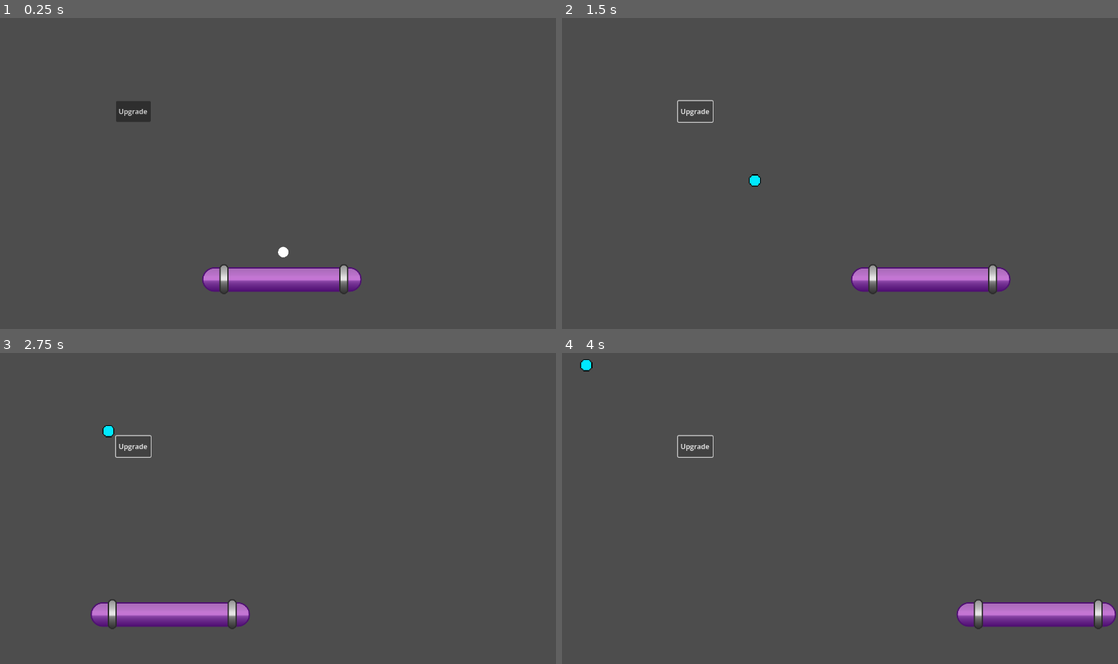
Above: before the commit, frames 1-4 (two rows, left to right).
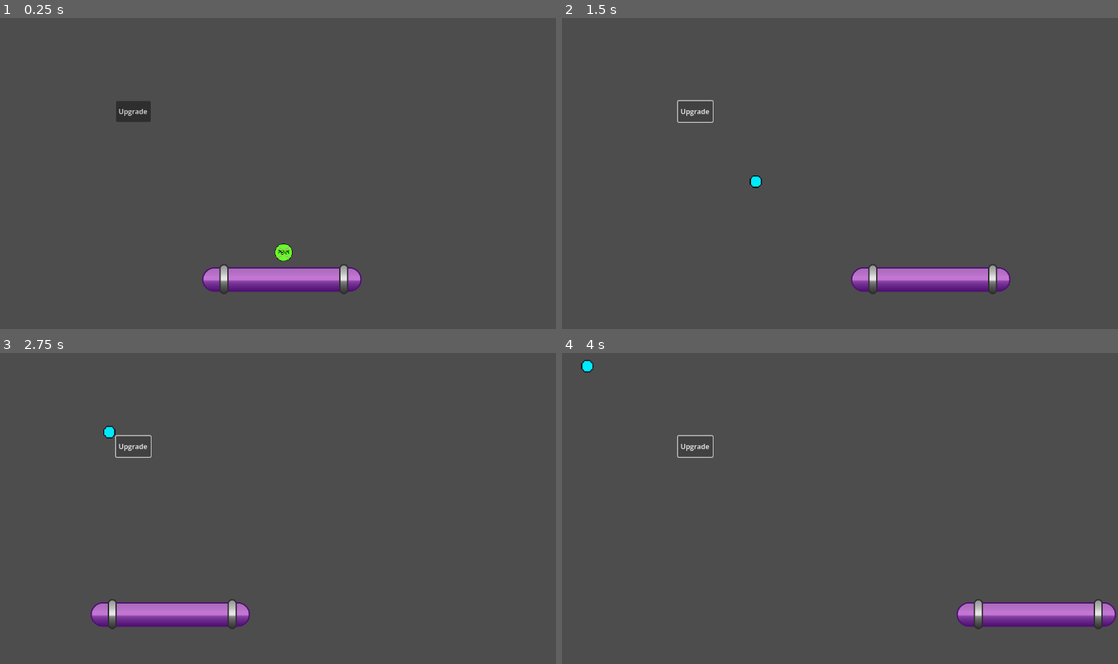
Above: after the commit, the same moments.

Repository: RuiTheSalted/Brick-by-Brick
Game: Godot game, scene res://scenes/level.tscn
Two runs of this game, one before a commit and one after it. Both use one fixed random seed, a clock stepped at 60 frames per second and the inputs below.
Inputs:
- Up to frame 1 (0.25 s): no input
- Up to frame 2 (1.5 s): click "Upgrade" at 0.5 s; hold Right (ui_right) from 1.28 s (still down)
- Up to frame 3 (2.75 s): release Right (ui_right) at 2.03 s; hold Left (ui_left) from 2.03 s (still down)
- Up to frame 4 (4 s): release Left (ui_left) at 2.78 s; hold Right (ui_right) from 2.78 s (still down)

The runs differ from the first frame. In frame 1, 0.1% of the frame differs, in the area x 49-53%, y 72-79%; in frame 2, less than 0.1%; in frame 3, less than 0.1%; in frame 4, less than 0.1%.

Commit message:
added a tennisball Sprite as tennisBall.png

Diff:
--- a/scenes/ball.tscn
+++ b/scenes/ball.tscn
@@ -1,7 +1,7 @@
 [gd_scene format=3 uid="uid://dj35vrqtmjv7k"]
 
 [ext_resource type="Script" uid="uid://di716arx4x6xs" path="res://scripts/ball.gd" id="1_cxlvu"]
-[ext_resource type="Texture2D" uid="uid://dwv5hq8nqghna" path="res://assets/spritesArt/ball/ball.png" id="2_f7cbr"]
+[ext_resource type="Texture2D" uid="uid://d06jr1y0cutrt" path="res://assets/spritesArt/ball/tennisBall.png" id="2_cxlvu"]
 
 [sub_resource type="CircleShape2D" id="CircleShape2D_cxlvu"]
 radius = 122.06556
@@ -11,7 +11,8 @@
 
 [node name="Sprite2D" type="Sprite2D" parent="." unique_id=101104206]
 scale = Vector2(0.1, 0.1)
-texture = ExtResource("2_f7cbr")
+texture = ExtResource("2_cxlvu")
+offset = Vector2(10, 10)
 
 [node name="CollisionShape2D" type="CollisionShape2D" parent="." unique_id=1073249583]
 rotation = -6.2831855
--- a/scripts/ball.gd
+++ b/scripts/ball.gd
@@ -7,7 +7,7 @@
 
 # Array of textures for different upgrade levels
 var ball_textures = [
-	"res://assets/spritesArt/ball/ball.png",
+	"res://assets/spritesArt/ball/tennisBall.png",
 	"res://assets/spritesArt/ball/iceball.png",
 ]
 
Binary file changed: assets/spritesArt/ball/tennisBall.png
Not shown, changed: assets/spritesArt/ball/tennisBall.png.import
